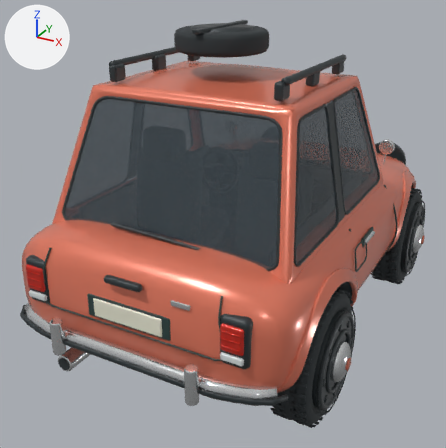
An edit to the Blender file source-art/family/puddle.blend, drawn before and after from the same camera.
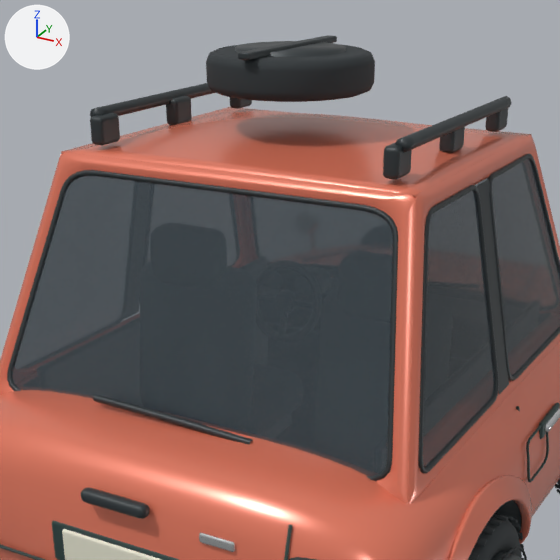
Each version appears first whole from a 50 mm lens placed at (1.704, -3.586, 2.377), pointed at (-0.139, -0.234, 0.701), and next in a close-up on the part from 13% to 84% of the width and 0% to 70% of the height. Lighting does not change. The marker at upper left points along +X, +Y and +Z. The older version's two pictures come first.

Objects in the first close-up: 'Body', 'Wheel_RR_Mesh' and 1 more.
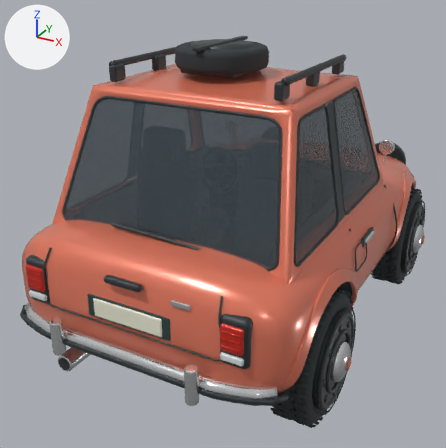
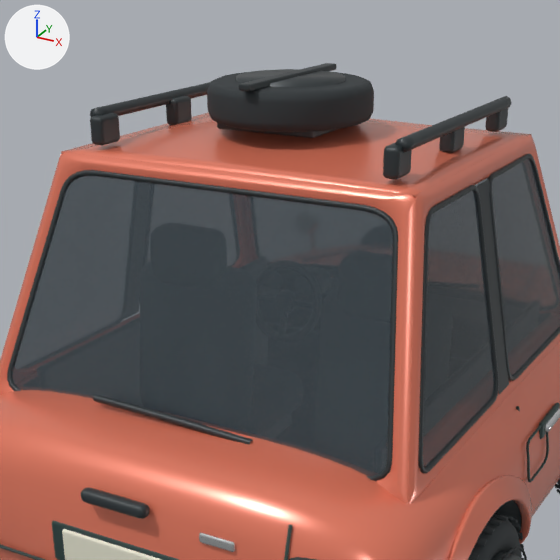
Where the newer file only moved an object's origin or applied its transform, the numbers keep the older frame.

Changed parts and their boxes (x1, y1, x2, y2) in the close-ups (560 x 560 px; the box of a moved part takes in the faces that stretch with it):
'Body', reshaped: before (0, 35, 560, 560); after (0, 63, 560, 560)
part 1 of me_continuous_formed_body_shell, moved or reshaped: before (235, 41, 346, 57); after (236, 69, 345, 87)
part 2 of me_continuous_formed_body_shell, added: after (239, 63, 336, 91)
part 3 of me_continuous_formed_body_shell, moved or reshaped: before (216, 35, 375, 93); after (207, 72, 365, 138)

The change, as a diff of the scene's bpy script:
```diff
--- a/source-art/family/puddle.blend.py
+++ b/source-art/family/puddle.blend.py
@@ me_continuous_formed_body_shell @@
 # used by ob_body; location = (0.0, 0.0, 0.0)
-me_continuous_formed_body_shell.from_pydata(...)  # 22472 vertices, 21469 faces; spans x -0.89..0.89, y -1.59..1.59, z 0.25..2.02
+me_continuous_formed_body_shell.from_pydata(...)  # 22568 vertices, 21567 faces; spans x -0.89..0.89, y -1.59..1.59, z 0.25..1.93
+# me_continuous_formed_body_shell part 1: the loose piece of 48 vertices spanning x -0.17..0.17, y -0.67..-0.33, z 1.89..2.01 is moved by (0.0, 0.0, -0.09)
+# me_continuous_formed_body_shell part 2: the loose piece of 96 vertices spanning x -0.02..0.02, y -0.78..-0.22, z 2.0..2.02 is copied, and the copy is moved by (0.0, 0.0, -0.09); it spans x -0.02..0.02, y -0.78..-0.22, z 1.91..1.93
+# me_continuous_formed_body_shell part 3: 168 vertices moved from x -0.26..0.26, y -0.78..-0.22, z 1.88..2.02 to x -0.26..0.26, y -0.76..-0.24, z 1.77..1.91; 120 vertices removed from x -0.02..0.26, y -0.78..-0.22, z 1.97..2.02; 120 vertices added at x -0.26..0.17, y -0.76..-0.24, z 1.77..1.91
 me_continuous_formed_body_shell.materials.append(mat_bodypaint)
```
